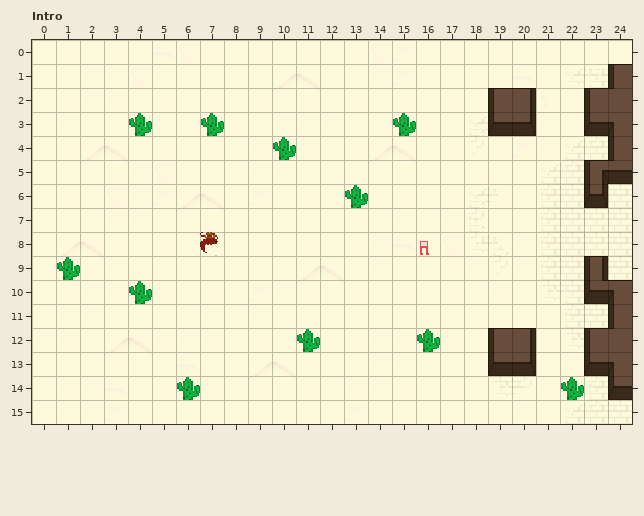
LDtk project, stored at World.ldtk. Above is the file before it was changed.
Cells are 16x16 px. Shown: Intro x 0..24, y 0..15.
The result:
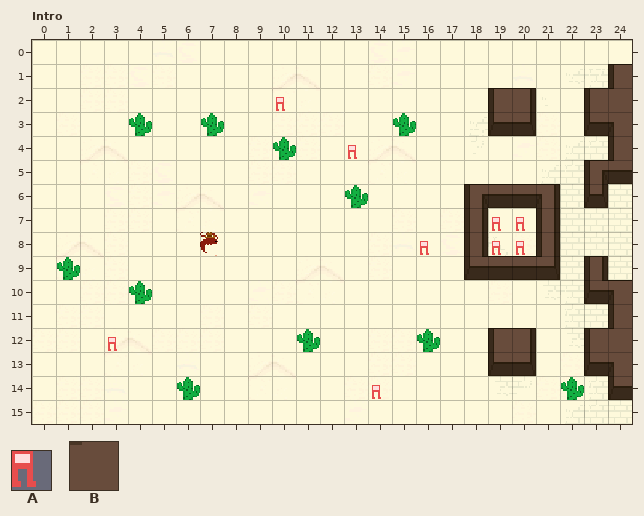
Key: from "Enemy": A 0; from "Walls": B 1 "Walls".
_ is an empty cell.
Objects are placed by their top-left corner, in cells (3,4 is the top-left corner of cell 3,4); size is 1x1 cell unless given.
Diff:
Changed rows in their new state; . is an unchanged cell.
Layer "Walls":
first column x 18:
 6 BBBB
 7 B..B
 8 B..B
 9 BBBB
Layer "Actors":
added: A "Enemy" at 13.2,4 size 0.6x1
added: A "Enemy" at 10.2,2 size 0.6x1
added: A "Enemy" at 3.2,12 size 0.6x1
added: A "Enemy" at 14.2,14 size 0.6x1
added: A "Enemy" at 20.2,8 size 0.6x1
added: A "Enemy" at 19.2,7 size 0.6x1
added: A "Enemy" at 20.2,7 size 0.6x1
added: A "Enemy" at 19.2,8 size 0.6x1
